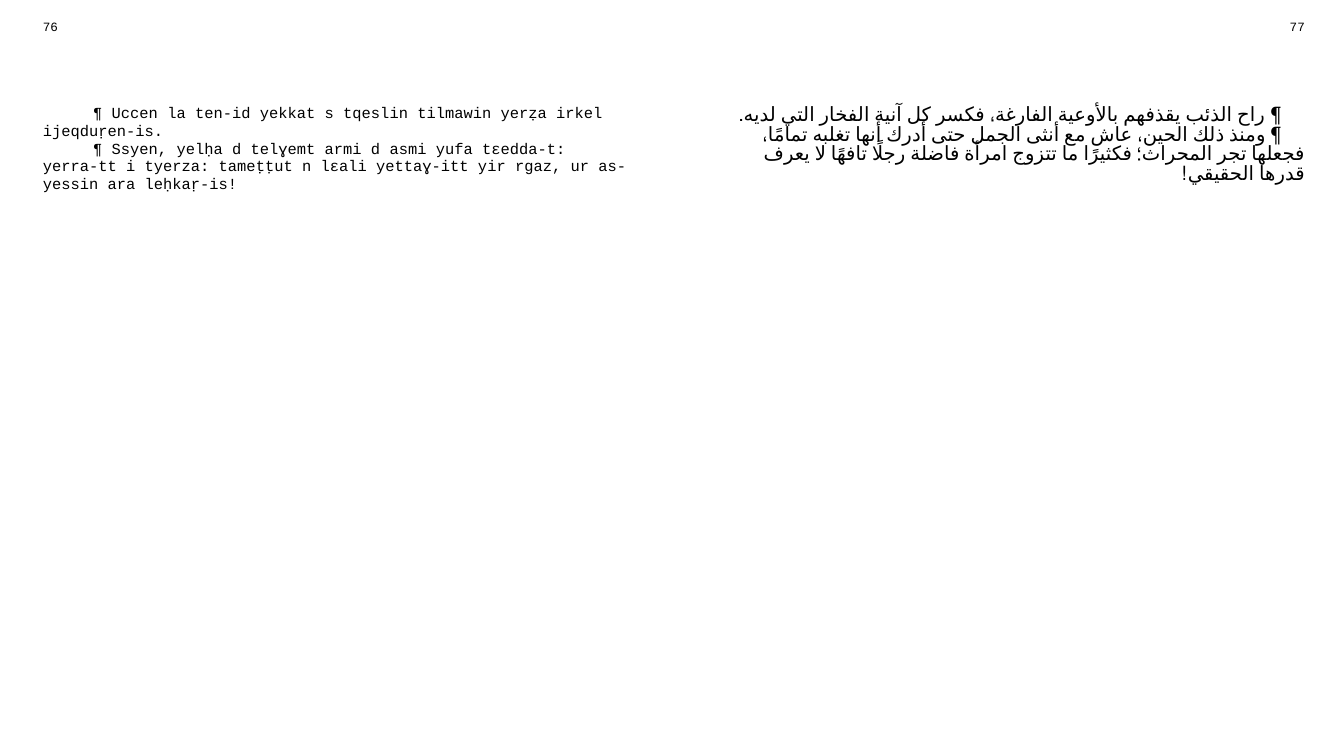
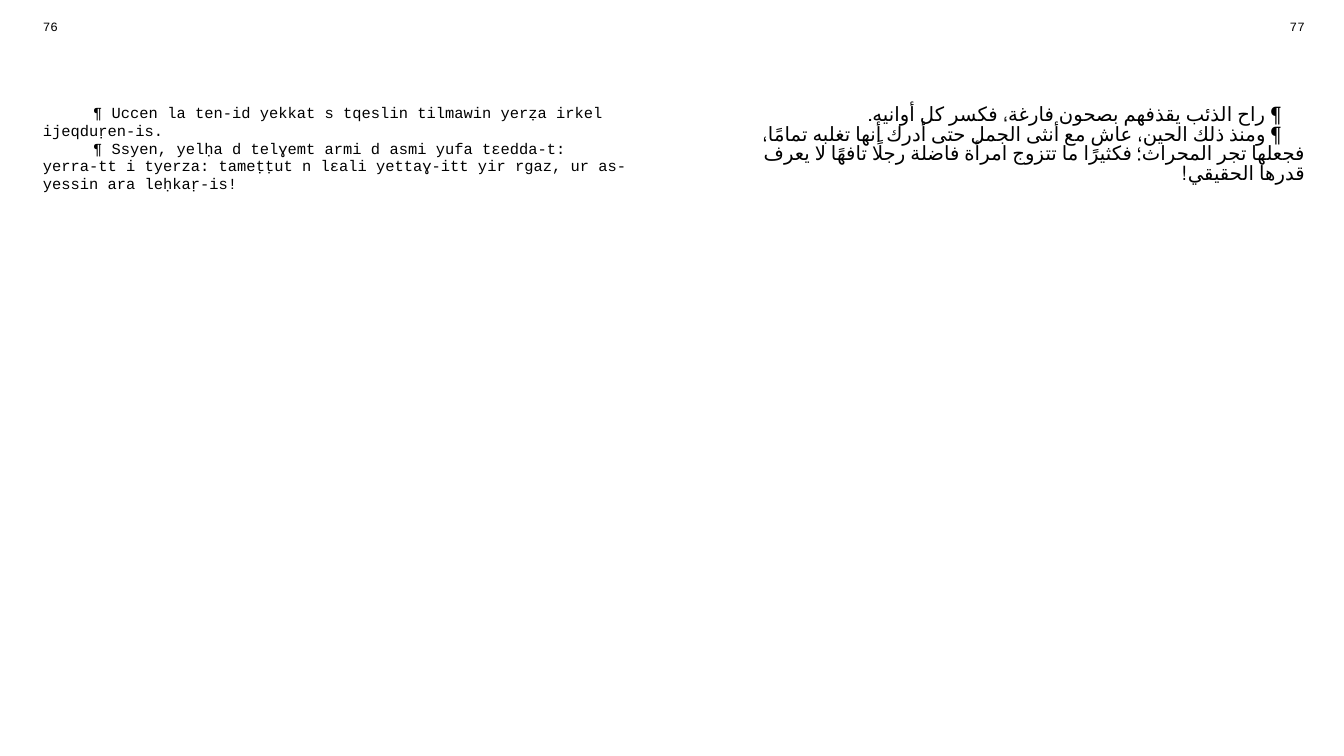
Before and after one commit to sferhah/tamacahut_n_wuccen, a slide deck: slide 36 of Uccen.ConsoleApp/Resources/pptx/uccen.arb.pptx. Drawn at 1344x756 pixels with LibreOffice and Linux fonts; fonts in the diff are those of the drawing. Boxes give left, top, right and bottom in pixels: in the first picture for what was removed or moved away, otherwise in the second. Text is boxed around its words. In the diff, an @@ line names an element or a change of style, - is before the commit and + after.

```diff
--- a/Uccen.ConsoleApp/Resources/pptx/uccen.arb.pptx
+++ b/Uccen.ConsoleApp/Resources/pptx/uccen.arb.pptx
@@ table at bbox=[32, 16, 1315, 729] @@
-row 3, column 3: ¶ راح الذئب يقذفهم بالأوعية الفارغة، فكسر كل آنية الفخار التي لديه. / ¶ ومنذ ذلك الحين، عاش مع أنثى الجمل حتى أدرك أنها تغلبه تمامًا، فجعلها تجر المحراث؛ فكثيرًا ما تتزوج امرأة فاضلة رجلًا تافهًا لا يعرف قدرها الحقيقي!
+row 3, column 3: ¶ راح الذئب يقذفهم بصحون فارغة، فكسر كل أوانيه. / ¶ ومنذ ذلك الحين، عاش مع أنثى الجمل حتى أدرك أنها تغلبه تمامًا، فجعلها تجر المحراث؛ فكثيرًا ما تتزوج امرأة فاضلة رجلًا تافهًا لا يعرف قدرها الحقيقي!
```
Also in this commit, not shown: 5 other files.
